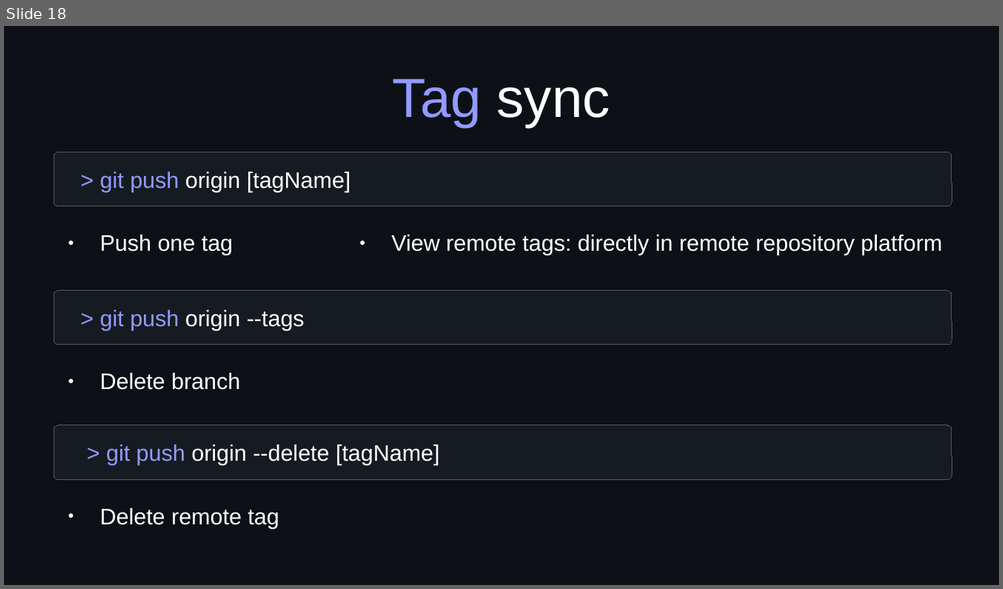
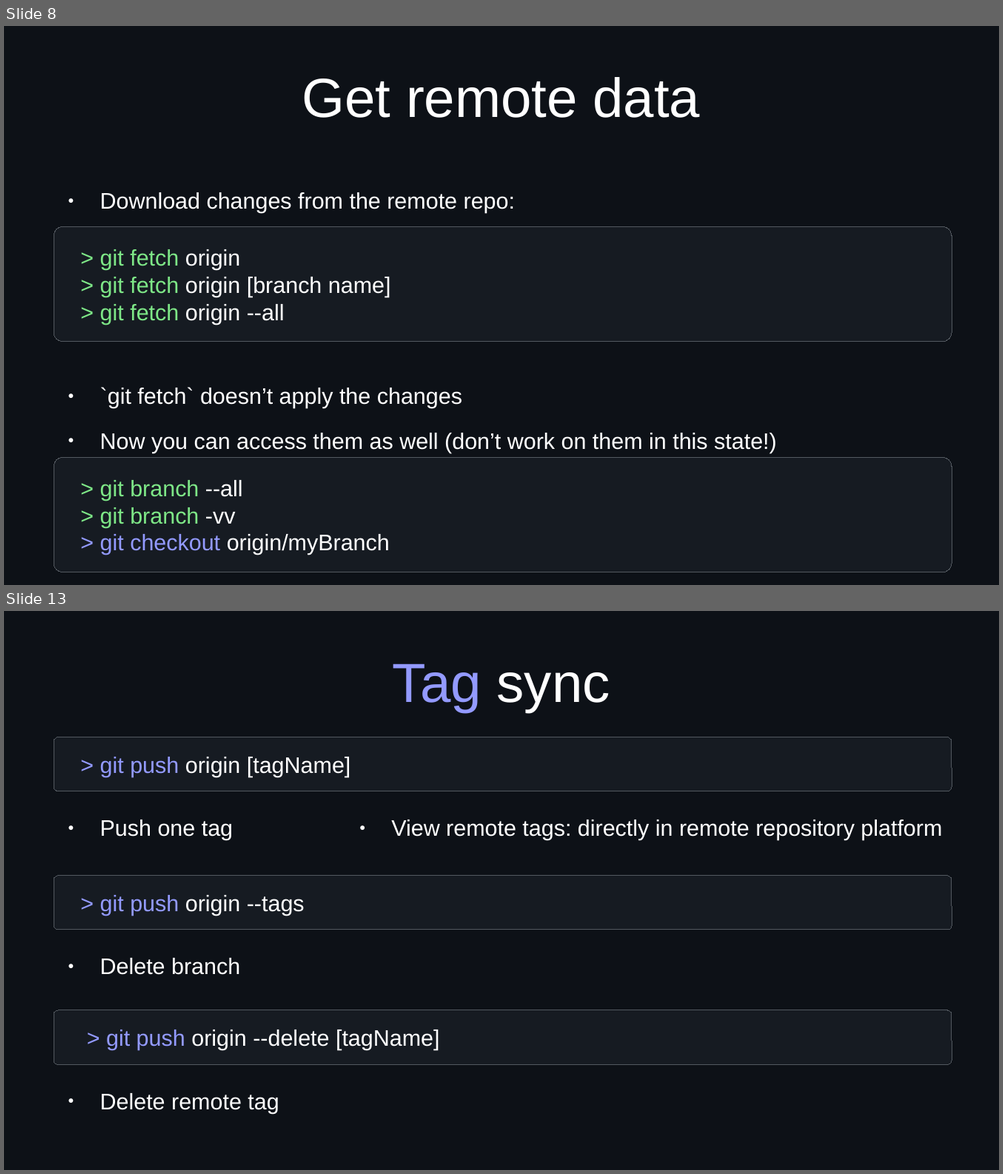
Before and after one commit to idf-io/Git-Github_Workshop, a slide deck: docs/presentation_day2_git-and-github.odp. Shown one above the other, each under a label of ours: slide 18 before the commit, slides 8 and 13 after it; the slides between them are not shown. The pictures are 1003x589 and 1003x1174 pixels, drawn with LibreOffice and Linux fonts; fonts in the diff are those of the drawing. Boxes give left, top, right and bottom in pixels: in the first picture for what was removed or moved away, otherwise in the second. Text is boxed around its words. In the diff, an @@ line names an element or a change of style, - is before the commit and + after.

```diff
--- a/docs/presentation_day2_git-and-github.odp
+++ b/docs/presentation_day2_git-and-github.odp
@@ slide 8 added at <box>4,26,999,585</box>, background #0D1117 @@
@@ title added at <box>301,77,700,118</box>, 44 pt, text #FFFFFF @@
+Get remote data
@@ text added at <box>100,192,515,213</box>, 18 pt, text #FFFFFF @@
+● Download changes from the remote repo:
@@ rounded rectangle added at <box>54,227,952,342</box>, fill #161B22, outline #535960 0 pt @@
@@ text added at <box>100,249,391,324</box>, 18 pt, text #FFFFFF @@
+> git fetch origin
+> git fetch origin [branch name]
+> git fetch origin --all
@@ text added at <box>100,387,777,454</box>, 18 pt, text #FFFFFF @@
+● `git fetch` doesn’t apply the changes
+● Now you can access them as well (don’t work on them in this state!)
@@ rounded rectangle added at <box>54,457,952,573</box>, fill #161B22, outline #535960 0 pt @@
@@ text added at <box>100,480,390,555</box>, 18 pt, text #FFFFFF @@
+> git branch --all
+> git branch -vv
+> git checkout origin/myBranch
@@ what was slide 18 is now slide 13 @@
```
Also in this commit, not shown: 7 slides changed, 18 other slides added, 9 slides removed.
